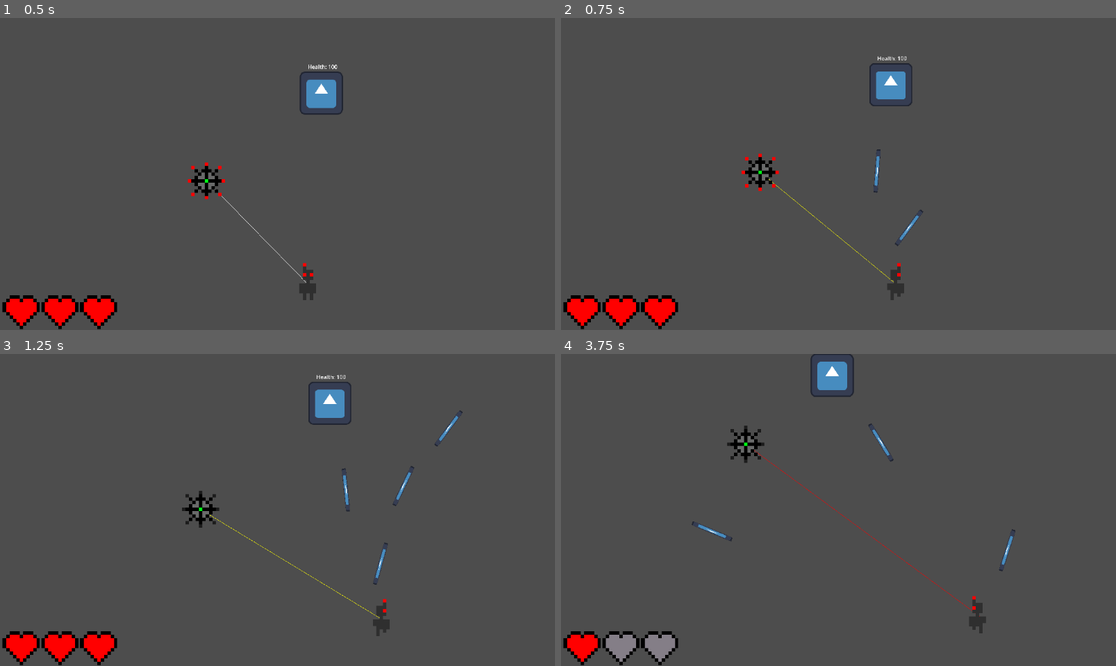
Above: before the commit, frames 1-4 (two rows, left to right).
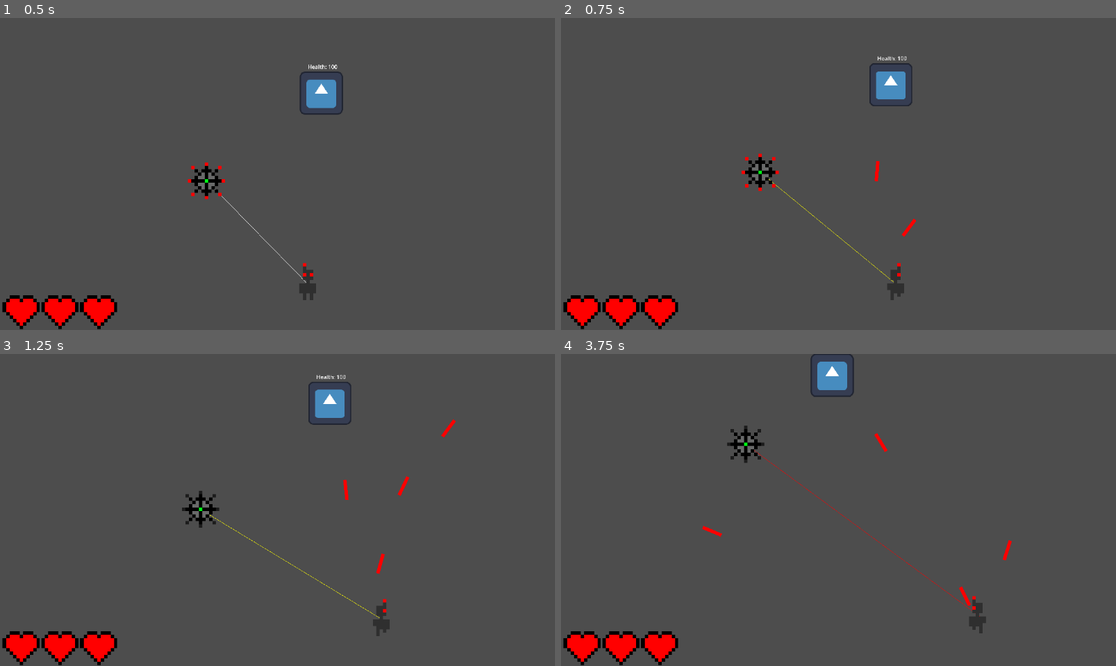
Above: after the commit, the same moments.

Repository: AJISGit/Ludum-Dare-59-Game
Game: Godot game, scene res://assets/scenes/game.tscn
The game is run twice, just before and just after one commit, with the same random seed, the same clock (stepped at 60 frames per second) and the same inputs. The engine's default icon, where the game draws it, is replaced by a stand-in: a white triangle on a blue panel in a dark square.
Inputs (mouse positions are in pixels of both pictures, inside the frame that each line leads up to):
- Up to frame 1 (0.5 s): no input
- Up to frame 2 (0.75 s): move the mouse to (960, 158) at 0.52 s; press the mouse at (960, 158) at 0.53 s; hold D (WalkRight) from 0.53 s (still down)
- Up to frame 3 (1.25 s): keep holding D (WalkRight)
- Up to frame 4 (3.75 s): move the mouse to (727, 525) at 1.27 s; release D (WalkRight) at 1.28 s; release the mouse at (727, 525) at 1.28 s; hold S (WalkDown) 1.28-2.03 s; click (727, 525) at 1.35 s; move the mouse to (894, 441) at 2.02 s; press the mouse at (894, 441) at 2.03 s; hold D (WalkRight) 2.03-2.78 s; move the mouse to (810, 572) at 2.77 s; release the mouse at (810, 572) at 2.78 s; hold W (WalkUp) 2.78-3.53 s; click (810, 572) at 2.85 s; move the mouse to (1005, 556) at 3.52 s; press the mouse at (1005, 556) at 3.53 s; hold A (WalkLeft) from 3.53 s (still down)

Frame 1 is identical in both runs. In frame 2, 0.2% of the frame differs, in the area x 56-66%, y 42-74%; in frame 3, 0.3%; in frame 4, 0.9%, in the area x 8-82%, y 22-99%.

Commit message:
Add bullet art.

Diff:
--- a/assets/scenes/bullet.tscn
+++ b/assets/scenes/bullet.tscn
@@ -1,19 +1,21 @@
 [gd_scene format=3 uid="uid://b10020ov7srpe"]
 
 [ext_resource type="Script" uid="uid://dmqv63k61kahq" path="res://assets/scripts/bullet.gd" id="1_8hx1n"]
-[ext_resource type="Texture2D" uid="uid://es4t2h0xu03e" path="res://icon.svg" id="2_0t1ha"]
+[ext_resource type="Texture2D" uid="uid://b7ggahliwfn30" path="res://assets/sprites/spritesheet.png" id="2_8hx1n"]
 
 [sub_resource type="RectangleShape2D" id="RectangleShape2D_w7fbq"]
-size = Vector2(126, 127)
+size = Vector2(13.235369, 2)
 
 [node name="Bullet" type="Area2D" unique_id=635377060]
-scale = Vector2(0.1, 0.01)
 script = ExtResource("1_8hx1n")
 metadata/_custom_type_script = "uid://dmqv63k61kahq"
 
 [node name="Sprite2D" type="Sprite2D" parent="." unique_id=268418830]
-texture = ExtResource("2_0t1ha")
+texture = ExtResource("2_8hx1n")
+region_enabled = true
+region_rect = Rect2(12, 15, 6, 1)
 
 [node name="CollisionShape2D" type="CollisionShape2D" parent="." unique_id=2053702289]
-position = Vector2(0, 0.5)
+position = Vector2(-1.1920929e-07, 0)
+scale = Vector2(0.45333079, 0.5045665)
 shape = SubResource("RectangleShape2D_w7fbq")
--- a/assets/scenes/game.tscn
+++ b/assets/scenes/game.tscn
@@ -270,10 +270,6 @@
 
 [node name="Camera2D" type="Camera2D" parent="." unique_id=2031492511]
 zoom = Vector2(7, 7)
-
-[node name="HealthBar" parent="." unique_id=1516574594 instance=ExtResource("4_cb5na")]
-unique_name_in_owner = true
-position = Vector2(-76, 41)
 
 [node name="Enemy" type="CharacterBody2D" parent="." unique_id=666826409]
 unique_name_in_owner = true
@@ -369,3 +365,7 @@
 
 [node name="CollisionShape2D" type="CollisionShape2D" parent="StaticBody2D2" unique_id=113079340]
 shape = SubResource("WorldBoundaryShape2D_5aext")
+
+[node name="HealthBar" parent="." unique_id=1516574594 instance=ExtResource("4_cb5na")]
+unique_name_in_owner = true
+position = Vector2(-76, 41)
Binary file changed: assets/sprites/spritesheet.png
